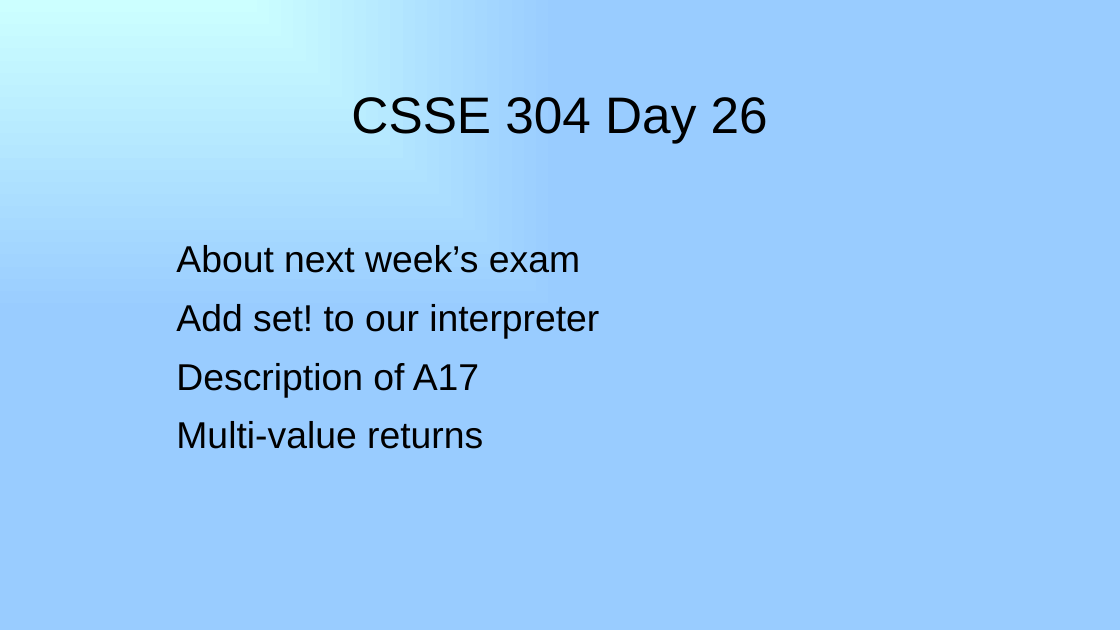
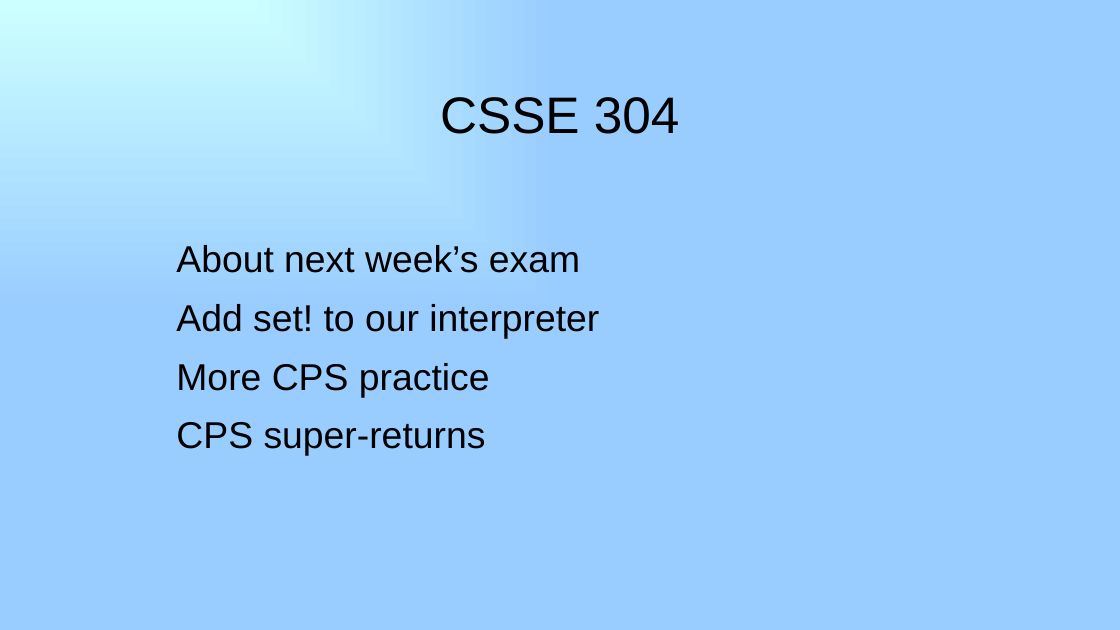
Before and after one commit to RHIT-CSSE/csse304, a slide deck: slide 1 of ClassMaterials/CPSFinal/26-CPSWrapup_set-bang.pptx. Drawn at 1120x630 pixels with LibreOffice and Linux fonts; fonts in the diff are those of the drawing. Boxes give left, top, right and bottom in pixels: in the first picture for what was removed or moved away, otherwise in the second. Text is boxed around its words. In the diff, an @@ line names an element or a change of style, - is before the commit and + after.

```diff
--- a/ClassMaterials/CPSFinal/26-CPSWrapup_set-bang.pptx
+++ b/ClassMaterials/CPSFinal/26-CPSWrapup_set-bang.pptx
@@ title at box(440, 97, 680, 134): text changed @@
-CSSE 304 Day 26
+CSSE 304
@@ subtitle at box(176, 363, 490, 456): text changed @@
-Description of A17
-Multi-value returns
+More CPS practice
+CPS super-returns
```
Also in this commit, not shown: 1 other slide changed, 3 slides added, 32 slides removed, 2 other files.
